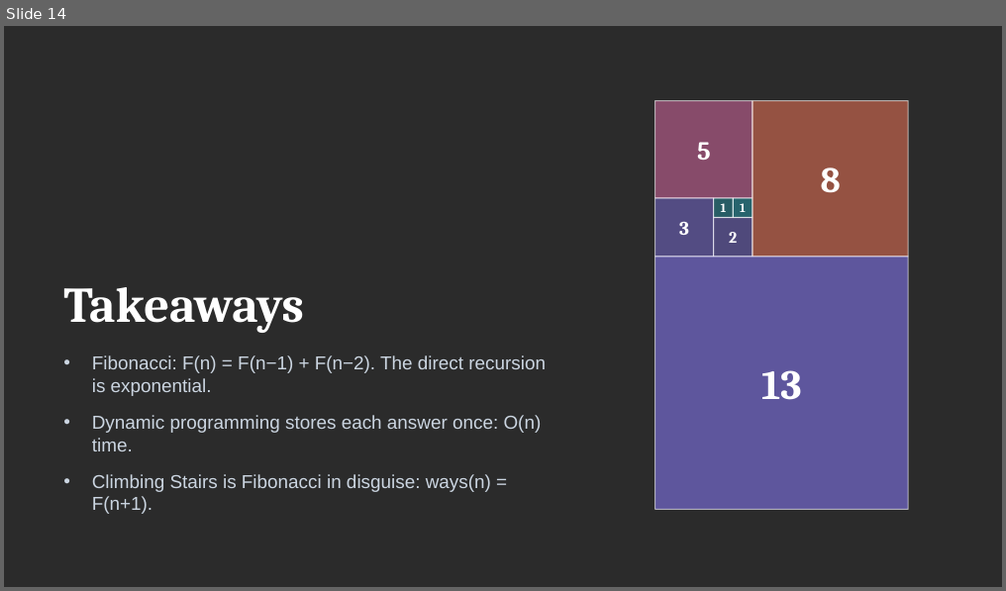
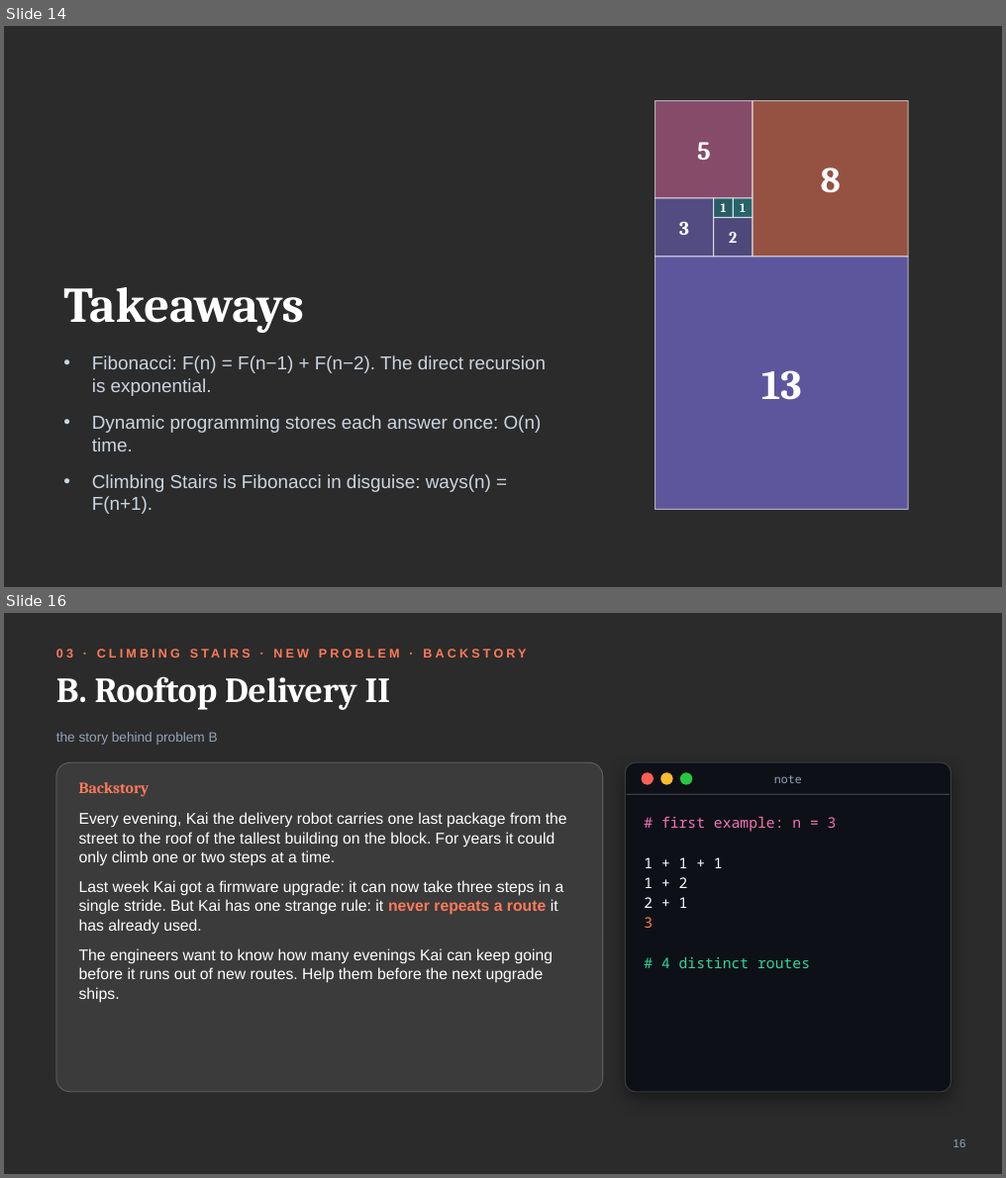
Before and after one commit to 1280x1080/proj4, a slide deck: out/ppt/fib_dp_climbing_stairs.pptx. Shown one above the other, each under a label of ours: slide 14 before the commit, slides 14 and 16 after it; the slides between them are not shown. The pictures are 1006x591 and 1006x1178 pixels, drawn with LibreOffice and Linux fonts; fonts in the diff are those of the drawing; background and template pictures are left out; a plain dark background stands for a picture behind light text. Boxes give left, top, right and bottom in pixels: in the first picture for what was removed or moved away, otherwise in the second. Text is boxed around its words. In the diff, an @@ line names an element or a change of style, - is before the commit and + after.

```diff
--- a/out/ppt/fib_dp_climbing_stairs.pptx
+++ b/out/ppt/fib_dp_climbing_stairs.pptx
@@ slide 16 added at (x1=4, y1=613, x2=1002, y2=1174), background picture (left out) @@
@@ text added at (x1=56, y1=642, x2=655, y2=663), 12 pt, text #FF7A59, bold @@
+03 · CLIMBING STAIRS · NEW PROBLEM · BACKSTORY
@@ title added at (x1=56, y1=676, x2=391, y2=710), 34 pt, text #FFFFFF, bold @@
+B. Rooftop Delivery II
@@ text added at (x1=56, y1=732, x2=218, y2=745), 13 pt, text #94A3B8 @@
+the story behind problem B
@@ rounded rectangle added at (x1=56, y1=762, x2=603, y2=1092), fill #FFFFFF at 8% opacity, outline #FFFFFF 1 pt @@
@@ text added at (x1=79, y1=782, x2=150, y2=797), 15 pt, text #FF7A59, bold @@
+Backstory
@@ rounded rectangle added at (x1=626, y1=762, x2=951, y2=1092), fill #0D1117, outline #FFFFFF 1 pt @@
@@ ellipse added at (x1=642, y1=773, x2=653, y2=784), fill #FF5F57, outline #FF5F57 1 pt @@
@@ ellipse added at (x1=661, y1=773, x2=672, y2=784), fill #FEBC2E, outline #FEBC2E 1 pt @@
@@ ellipse added at (x1=681, y1=773, x2=692, y2=784), fill #28C840, outline #28C840 1 pt @@
@@ text added at (x1=774, y1=775, x2=802, y2=783), 11 pt, text #94A3B8 @@
+note
@@ text added at (x1=79, y1=812, x2=567, y2=1003), 15 pt, text #FFFFFF @@
+Every evening, Kai the delivery robot carries one last package from the street to the roof of the tallest building on the block. For years it could only climb one or two steps at a time.
+Last week Kai got a firmware upgrade: it can now take three steps in a single stride. But Kai has one strange rule: it never repeats a route it has already used.
+The engineers want to know how many evenings Kai can keep going before it runs out of new routes. Help them before the next upgrade ships.
@@ rectangle added at (x1=627, y1=794, x2=949, y2=795), fill #FFFFFF at 12% opacity, outline #FFFFFF 0.5 pt @@
@@ text added at (x1=644, y1=816, x2=837, y2=968), 14 pt, text #F472B6 @@
+# first example: n = 3
+1 + 1 + 1
+1 + 2
+2 + 1
+3
+# 4 distinct routes
@@ page number added at (x1=953, y1=1140, x2=966, y2=1148), 11 pt, text #94A3B8 @@
+16
```
Also in this commit, not shown: 1 slide changed, 1 other file.
